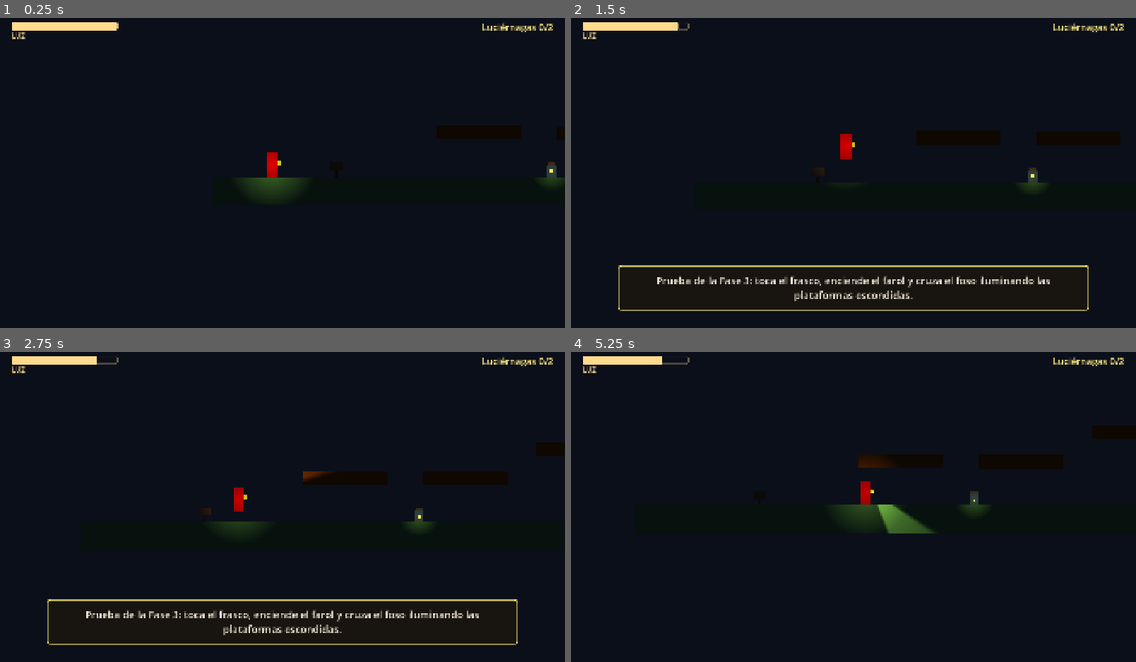
Above: before the commit, frames 1-4 (two rows, left to right).
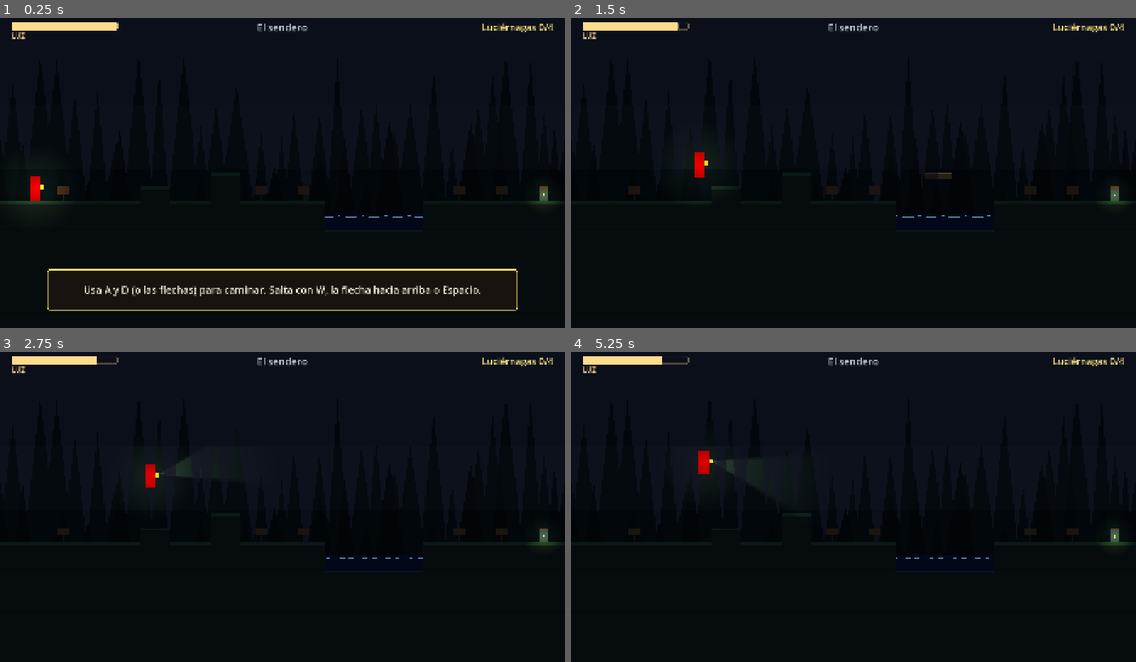
Above: after the commit, the same moments.

Repository: Kalettco/La-Neblina
Game: Godot game, scene res://escenas/niveles/nivel.tscn
The game is run twice, just before and just after one commit, with the same random seed, the same clock (stepped at 60 frames per second) and the same inputs. Before the commit the project starts from res://escenas/niveles/nivel_prueba.tscn.
Inputs (mouse positions are in pixels of both pictures, inside the frame that each line leads up to):
- Up to frame 1 (0.25 s): no input
- Up to frame 2 (1.5 s): tap Enter at 0.5 s; move the mouse to (977, 154) at 0.52 s; hold F (linterna) 0.53-1.28 s; hold D (mover_derecha) from 0.53 s (still down); tap W (saltar) at 0.77, 0.8, 1.07, 1.35 s; move the mouse to (740, 185) at 1.27 s
- Up to frame 3 (2.75 s): tap W (saltar) at 1.52, 1.82, 2.3 s; tap F (linterna) at 1.55 s; move the mouse to (339, 432) at 2.02 s; release D (mover_derecha) at 2.03 s; hold A (mover_izquierda) from 2.03 s (still down); hold F (linterna) from 2.03 s (still down)
- Up to frame 4 (5.25 s): move the mouse to (825, 565) at 2.77 s; release A (mover_izquierda) at 2.78 s; release F (linterna) at 2.78 s; hold D (mover_derecha) 2.78-4.28 s; tap F (linterna) at 2.85, 4.35 s; tap W (saltar) at 3.02, 3.32, 3.6, 3.77, 4.07, 4.52, 4.82 s; move the mouse to (1023, 550) at 3.52 s; move the mouse to (684, 454) at 4.27 s; hold A (mover_izquierda) 4.28-5.03 s; move the mouse to (881, 503) at 5.02 s; hold D (mover_derecha) from 5.03 s (still down); hold F (linterna) from 5.03 s (still down)

The runs differ from the first frame. In frame 1, 4.1% of the frame differs, in the area x 0-100%, y 1-95%; in frame 2, 3.9%; in frame 3, 4.5%, in the area x 8-100%, y 1-95%; in frame 4, 3.4%.

Commit message:
Fase 5: constructor de niveles, TileSet provisional, zonas, parallax y Nivel 1
Co-Authored-By: Claude Opus 5.5 <noreply@anthropic.com>

Diff:
--- /dev/null
+++ b/escenas/niveles/nivel.tscn
@@ -0,0 +1,18 @@
+[gd_scene format=3]
+
+[ext_resource type="Script" path="res://scripts/nivel.gd" id="1_nivel"]
+
+[node name="Nivel" type="Node2D"]
+script = ExtResource("1_nivel")
+
+[node name="Noche" type="CanvasModulate" parent="."]
+color = Color(0.22745098, 0.27058825, 0.3764706, 1)
+
+[node name="Fondo" type="Node2D" parent="."]
+z_index = -10
+
+[node name="Terreno" type="TileMapLayer" parent="."]
+
+[node name="Objetos" type="Node2D" parent="."]
+
+[node name="Enemigos" type="Node2D" parent="."]
--- /dev/null
+++ b/escenas/objetos/salida.tscn
@@ -0,0 +1,44 @@
+[gd_scene format=3]
+
+[ext_resource type="Script" path="res://scripts/objetos/salida.gd" id="1_salida"]
+
+[sub_resource type="RectangleShape2D" id="RectangleShape2D_salida"]
+size = Vector2(96, 144)
+
+[node name="Salida" type="Area2D"]
+collision_layer = 32
+collision_mask = 2
+monitorable = false
+script = ExtResource("1_salida")
+
+[node name="CollisionShape2D" type="CollisionShape2D" parent="."]
+position = Vector2(0, -72)
+shape = SubResource("RectangleShape2D_salida")
+
+[node name="Visual" type="Node2D" parent="."]
+
+[node name="PosteIzq" type="ColorRect" parent="Visual"]
+offset_left = -72.0
+offset_top = -144.0
+offset_right = -56.0
+mouse_filter = 2
+color = Color(0.42, 0.28, 0.15, 1)
+
+[node name="PosteDer" type="ColorRect" parent="Visual"]
+offset_left = 56.0
+offset_top = -144.0
+offset_right = 72.0
+mouse_filter = 2
+color = Color(0.42, 0.28, 0.15, 1)
+
+[node name="Viga" type="ColorRect" parent="Visual"]
+offset_left = -72.0
+offset_top = -144.0
+offset_right = 72.0
+offset_bottom = -124.0
+mouse_filter = 2
+color = Color(0.5, 0.34, 0.18, 1)
+
+[node name="Flecha" type="Polygon2D" parent="Visual"]
+color = Color(0.95, 0.85, 0.5, 0.9)
+polygon = PackedVector2Array(-30, -84, 6, -84, 6, -100, 34, -72, 6, -44, 6, -60, -30, -60)
--- a/project.godot
+++ b/project.godot
@@ -11,7 +11,7 @@
 [application]
 
 config/name="La neblina"
-run/main_scene="uid://b2hdaixojujhh"
+run/main_scene="res://escenas/niveles/nivel.tscn"
 config/features=PackedStringArray("4.7", "GL Compatibility")
 config/icon="res://icon.svg"
 
--- /dev/null
+++ b/scripts/datos/nivel_1_sendero.gd
@@ -0,0 +1,66 @@
+extends RefCounted
+## Datos del NIVEL 1 · EL SENDERO (tutorial).
+## Coordenadas en casillas de 48 px. Ver los comandos en scripts/nivel.gd.
+
+const NOMBRE: String = "Nivel 1 · El sendero"
+const SUBTITULO: String = "Tutorial"
+const OBJETIVO: String = "Aprende a usar la linterna y llega al final del sendero."
+
+
+static func construir(n: Nivel) -> void:
+	n.tamano(130, 18)
+	n.zona(0, 18, "El sendero", 0.62, false)
+	n.zona(18, 130, "El sendero", 0.80, false)
+	n.inicio(2, 13)
+
+	# 1. Caminar y saltar
+	n.suelo(0, 22, 14)
+	n.cartel(4, 13, "Usa A y D (o las flechas) para caminar. Salta con W, la flecha hacia arriba o Espacio.")
+	n.bloque(10, 11, 13, 13)
+	n.bloque(15, 16, 12, 13)
+
+	# 2. Linterna y plataforma de luz
+	n.cartel(18, 13, "Está muy oscuro. Mantén presionado el clic izquierdo (o F) para encender la linterna. Apunta con el mouse.")
+	n.cartel(21, 13, "Sobre el agua hay una plataforma escondida. Ilumínala y salta encima: solo existe mientras la luz la toca.")
+	n.agua(23, 29, 15)
+	n.bloque(23, 29, 16, 17)
+	n.plataforma_luz(25, 27, 12)
+
+	# 3. La luz se gasta, frascos y faroles
+	n.suelo(30, 95, 14)
+	n.cartel(32, 13, "Mira la barra de LUZ arriba a la izquierda: baja mientras la linterna está encendida. Úsala solo cuando la necesites.")
+	n.cartel(35, 13, "Toca los frascos para liberar luciérnagas. Cada una recarga parte de tu luz.")
+	n.frasco(38, 13)
+	n.farol(41, 13)
+	n.cartel(44, 13, "Los faroles de piedra guardan tu progreso y recargan un poco de luz. Si la luz llega a cero, la Bruma te regresa al último farol.")
+
+	# 4. Sombras
+	n.cartel(49, 13, "Una sombra de la Bruma. No puedes vencerla, pero le teme a la luz: apúntale para alejarla. Si te toca, pierdes luz.")
+	n.sombra("patrulla", 56, 13, 52, 62)
+	n.frasco(60, 13)
+
+	# 5. Flor trampolín
+	n.cartel(66, 13, "Esa pared es muy alta. Ilumina la flor para que se abra y camina sobre ella para salir disparada hacia arriba.")
+	n.flor(69, 13)
+	n.bloque(71, 72, 8, 13)
+	n.farol(77, 13)
+
+	# 6. Brasero y puerta
+	n.cartel(80, 13, "Las raíces bloquean el camino. Ilumina el brasero hasta que se encienda para abrir el paso.")
+	n.brasero(83, 13, "a")
+	n.puerta(87, 8, 13, "a")
+
+	# 7. Reto final del tutorial
+	n.cartel(92, 13, "Dos plataformas escondidas seguidas. Mantén la luz encendida mientras saltas de una a otra.")
+	n.agua(96, 106, 15)
+	n.bloque(96, 106, 16, 17)
+	n.plataforma_luz(98, 99, 12)
+	n.plataforma_luz(102, 103, 11)
+	n.frasco(103, 9)
+	n.suelo(107, 129, 14)
+	n.farol(108, 13)
+	n.cartel(111, 13, "Otra sombra vigila el camino. Recuerda: la luz la aleja, pero también se gasta.")
+	n.sombra("patrulla", 117, 13, 113, 122)
+	n.frasco(119, 13)
+	n.cartel(124, 13, "Aquí termina el sendero. Las huellas de papá siguen hacia el bosque profundo.")
+	n.salida(127, 13)
--- a/scripts/juego.gd
+++ b/scripts/juego.gd
@@ -23,7 +23,9 @@
 var en_cueva: bool = false         # las cazadoras van más rápido en la cueva
 var limite_vacio: float = 1600.0   # si Lía cae más abajo de esta y, muere (lo ajusta el nivel)
 var todas_asustadas: bool = false  # durante la entrega de luz final
+var entregando_luz: bool = false   # la pantalla se oscurece casi por completo
 var muriendo: bool = false
+var nivel_terminado: bool = false
 
 # Punto de control
 var punto_inicio: Vector2 = Vector2.ZERO
@@ -100,6 +102,33 @@
 
 func luciernagas_total() -> int:
 	return estadisticas["luciernagas_total"][nivel_actual]
+
+
+## La llama el constructor de niveles al empezar (o reiniciar) un nivel.
+func iniciar_nivel(nuevo_nivel: Node) -> void:
+	nivel = nuevo_nivel
+	estadisticas["luciernagas_liberadas"][nivel_actual] = 0
+	estadisticas["luciernagas_total"][nivel_actual] = 0
+	if nivel_actual == 1:
+		estadisticas["guardianas"] = 0
+		guardianas_cambiadas.emit(0)
+	zona_actual = ""
+	en_cueva = false
+	todas_asustadas = false
+	entregando_luz = false
+	nivel_terminado = false
+	_cartel_forzado = ""
+	_texto_cartel_mostrado = ""
+
+
+## Lía llegó a la salida del nivel.
+## Por ahora (Fase 5) solo avisa; en las fases 6 y 7 lleva a la historia y al nivel 2.
+func completar_nivel() -> void:
+	if nivel_terminado:
+		return
+	nivel_terminado = true
+	guardar_progreso()
+	toast("Llegaste al final del sendero.")
 
 
 func cambiar_zona(nombre: String) -> void:
--- /dev/null
+++ b/scripts/nivel.gd
@@ -0,0 +1,369 @@
+class_name Nivel
+extends Node2D
+## Constructor genérico de niveles.
+## Lee un archivo de datos (scripts/datos/...) que llama a los COMANDOS de abajo
+## con coordenadas en CASILLAS (x = columna, y = fila, fila 0 arriba).
+##
+## Origen de los objetos: centro inferior de su casilla ((x + 0,5) * 48, (y + 1) * 48).
+## Agua, espinas y puertas: esquina superior izquierda de su primera casilla.
+
+const CASILLA: float = 48.0
+
+## Cuando llegue el arte, poner aquí el TileSet real (terrenos 3x3 de 13 piezas).
+## Si el archivo no existe, se genera un TileSet provisional por código.
+const RUTA_TILESET: String = "res://assets/tilesets/tileset_neblina.tres"
+
+## Datos de cada nivel, en orden (Juego.nivel_actual elige cuál).
+const DATOS: Array[GDScript] = [
+	preload("res://scripts/datos/nivel_1_sendero.gd"),
+]
+
+const ESCENA_JUGADOR: PackedScene = preload("res://escenas/jugador/jugador.tscn")
+const ESCENA_HUD: PackedScene = preload("res://escenas/ui/hud.tscn")
+const ESCENA_FRASCO: PackedScene = preload("res://escenas/objetos/frasco.tscn")
+const ESCENA_FAROL: PackedScene = preload("res://escenas/objetos/farol.tscn")
+const ESCENA_FLOR: PackedScene = preload("res://escenas/objetos/flor.tscn")
+const ESCENA_BRASERO: PackedScene = preload("res://escenas/objetos/brasero.tscn")
+const ESCENA_PUERTA: PackedScene = preload("res://escenas/objetos/puerta_raices.tscn")
+const ESCENA_PLATAFORMA: PackedScene = preload("res://escenas/objetos/plataforma_luz.tscn")
+const ESCENA_CARTEL: PackedScene = preload("res://escenas/objetos/cartel.tscn")
+const ESCENA_PELIGRO: PackedScene = preload("res://escenas/objetos/peligro.tscn")
+const ESCENA_SALIDA: PackedScene = preload("res://escenas/objetos/salida.tscn")
+const ESCENA_SOMBRA: PackedScene = preload("res://escenas/enemigos/sombra.tscn")
+
+# Terrenos del TileSet provisional (columna del atlas)
+const TERRENO_BOSQUE: int = 0
+const TERRENO_CUEVA: int = 1
+const TERRENO_COPA: int = 2
+const FILA_SUPERFICIE: int = 0   # casilla con borde de pasto/roca arriba
+const FILA_INTERIOR: int = 1
+
+# Oscuridad de la zona -> color del CanvasModulate
+const COLORES_OSCURIDAD: Dictionary = {
+	0.62: Color("3a4560"),   # luz de luna (inicio del tutorial)
+	0.80: Color("1a2238"),   # bosque de noche
+	0.85: Color("151b2e"),
+	0.88: Color("100f16"),   # cueva
+}
+const COLOR_ENTREGA: Color = Color("050508")
+const COLOR_FONDO_CUEVA: Color = Color("17130f")
+const VELOCIDAD_COLOR: float = 6.0     # el color de la noche cambia en ~0,5 s
+const EXTRA_ABAJO: float = 240.0       # roca de relleno visible bajo el nivel (deja sitio al cartel)
+
+var ancho: int = 0
+var alto: int = 0
+var datos: GDScript = null
+var zonas: Array[Dictionary] = []
+var jugador: Jugador = null
+
+var _inicio: Vector2i = Vector2i.ZERO
+var _celdas_solidas: Dictionary = {}   # Vector2i -> true
+
+@onready var noche: CanvasModulate = $Noche
+@onready var fondo: Node2D = $Fondo
+@onready var terreno: TileMapLayer = $Terreno
+@onready var objetos: Node2D = $Objetos
+@onready var enemigos: Node2D = $Enemigos
+
+
+func _ready() -> void:
+	datos = DATOS[clampi(Juego.nivel_actual, 0, DATOS.size() - 1)]
+	Juego.iniciar_nivel(self)
+	datos.construir(self)
+	_pintar_terreno()
+	_crear_fondo()
+	_crear_jugador()
+	add_child(ESCENA_HUD.instantiate())
+	Juego.limite_vacio = alto * CASILLA + 200.0
+	_actualizar_zona(1.0)
+
+
+func _process(delta: float) -> void:
+	_actualizar_zona(delta)
+
+
+# =============================================================================
+# COMANDOS (los llaman los archivos de datos)
+# =============================================================================
+
+func tamano(nuevo_ancho: int, nuevo_alto: int) -> void:
+	ancho = nuevo_ancho
+	alto = nuevo_alto
+
+
+func inicio(x: int, y: int) -> void:
+	_inicio = Vector2i(x, y)
+
+
+## Zona horizontal [x0, x1): nombre en el HUD, oscuridad y si es cueva.
+func zona(x0: int, x1: int, nombre: String, oscuridad: float, es_cueva: bool) -> void:
+	zonas.append({"x0": x0, "x1": x1, "nombre": nombre, "oscuridad": oscuridad, "es_cueva": es_cueva})
+
+
+## Rellena con roca desde la fila y hasta el fondo (x0 y x1 incluidos).
+func suelo(x0: int, x1: int, y: int) -> void:
+	bloque(x0, x1, y, alto - 1)
+
+
+## Rectángulo sólido (todos los extremos incluidos).
+func bloque(x0: int, x1: int, y0: int, y1: int) -> void:
+	for x in range(x0, x1 + 1):
+		for y in range(y0, y1 + 1):
+			_celdas_solidas[Vector2i(x, y)] = true
+
+
+func plataforma_luz(x0: int, x1: int, y: int) -> void:
+	for x in range(x0, x1 + 1):
+		_colocar(ESCENA_PLATAFORMA.instantiate(), x, y, objetos)
+
+
+func agua(x0: int, x1: int, y: int) -> void:
+	_peligro("agua", x0, x1, y)
+
+
+func espinas(x0: int, x1: int, y: int) -> void:
+	_peligro("espinas", x0, x1, y)
+
+
+func frasco(x: int, y: int) -> void:
+	_colocar(ESCENA_FRASCO.instantiate(), x, y, objetos)
+
+
+func farol(x: int, y: int) -> void:
+	_colocar(ESCENA_FAROL.instantiate(), x, y, objetos)
+
+
+func flor(x: int, y: int) -> void:
+	_colocar(ESCENA_FLOR.instantiate(), x, y, objetos)
+
+
+func brasero(x: int, y: int, grupo: String) -> void:
+	var nuevo: Node2D = ESCENA_BRASERO.instantiate()
+	nuevo.set("grupo", grupo)
+	_colocar(nuevo, x, y, objetos)
+
+
+## Puerta de 1 casilla de ancho, de la fila y0 a la y1 (incluidas).
+func puerta(x: int, y0: int, y1: int, grupo: String) -> void:
+	var nueva: Node2D = ESCENA_PUERTA.instantiate()
+	nueva.set("grupo", grupo)
+	nueva.set("alto_casillas", y1 - y0 + 1)
+	nueva.position = Vector2(x * CASILLA, y0 * CASILLA)
+	objetos.add_child(nueva)
+
+
+func cartel(x: int, y: int, texto: String) -> void:
+	_cartel(x, y, texto, false)
+
+
+func nota(x: int, y: int, texto: String) -> void:
+	_cartel(x, y, texto, true)
+
+
+## Sombra de la Bruma. x0 y x1 son los límites de su recorrido (casillas).
+func sombra(tipo: String, x: int, y: int, x0: int, x1: int) -> void:
+	var nueva: Node2D = ESCENA_SOMBRA.instantiate()
+	nueva.set("tipo", tipo)
+	nueva.set("limite_izq", (x0 + 0.5) * CASILLA)
+	nueva.set("limite_der", (x1 + 0.5) * CASILLA)
+	_colocar(nueva, x, y, enemigos)
+
+
+func salida(x: int, y: int) -> void:
+	_colocar(ESCENA_SALIDA.instantiate(), x, y, objetos)
+
+
+# =============================================================================
+# CONSTRUCCIÓN
+# =============================================================================
+
+## Posición en píxeles del centro inferior de una casilla.
+static func pie_de_casilla(x: int, y: int) -> Vector2:
+	return Vector2((x + 0.5) * CASILLA, (y + 1) * CASILLA)
+
+
+func _colocar(nodo: Node2D, x: int, y: int, contenedor: Node2D) -> void:
+	nodo.position = pie_de_casilla(x, y)
+	contenedor.add_child(nodo)
+
+
+func _peligro(tipo: String, x0: int, x1: int, y: int) -> void:
+	var nuevo: Node2D = ESCENA_PELIGRO.instantiate()
+	nuevo.set("tipo", tipo)
+	nuevo.set("ancho_casillas", x1 - x0 + 1)
+	nuevo.position = Vector2(x0 * CASILLA, y * CASILLA)
+	objetos.add_child(nuevo)
+
+
+func _cartel(x: int, y: int, texto: String, es_nota: bool) -> void:
+	var nuevo: Node2D = ESCENA_CARTEL.instantiate()
+	nuevo.set("texto", texto)
+	nuevo.set("es_nota", es_nota)
+	_colocar(nuevo, x, y, objetos)
+
+
+func _crear_jugador() -> void:
+	jugador = ESCENA_JUGADOR.instantiate()
+	jugador.position = pie_de_casilla(_inicio.x, _inicio.y)
+	add_child(jugador)
+	# Límites de la cámara = tamaño del nivel.
+	# Abajo se dejan EXTRA_ABAJO px de roca de relleno para que el recuadro de carteles
+	# no tape el suelo. Si el nivel es más bajo que la pantalla, arriba se ve cielo.
+	var camara: Camera2D = jugador.camara
+	var fondo_camara: int = int(alto * CASILLA + EXTRA_ABAJO)
+	camara.limit_left = 0
+	camara.limit_right = int(ancho * CASILLA)
+	camara.limit_bottom = fondo_camara
+	camara.limit_top = mini(0, fondo_camara - 1080)
+	camara.reset_smoothing()
+
+
+func zona_en(x_casilla: int) -> Dictionary:
+	for z: Dictionary in zonas:
+		if x_casilla >= z["x0"] and x_casilla < z["x1"]:
+			return z
+	return zonas[0] if not zonas.is_empty() else {}
+
+
+func _actualizar_zona(delta: float) -> void:
+	if not is_instance_valid(jugador):
+		return
+	var z: Dictionary = zona_en(int(floor(jugador.global_position.x / CASILLA)))
+	if z.is_empty():
+		return
+	Juego.cambiar_zona(z["nombre"])
+	Juego.en_cueva = z["es_cueva"]
+	var objetivo: Color = COLOR_ENTREGA if Juego.entregando_luz else _color_de_oscuridad(z["oscuridad"])
+	noche.color = noche.color.lerp(objetivo, minf(1.0, VELOCIDAD_COLOR * delta))
+
+
+func _color_de_oscuridad(oscuridad: float) -> Color:
+	var mejor: float = 0.80
+	for clave: float in COLORES_OSCURIDAD.keys():
+		if absf(clave - oscuridad) < absf(mejor - oscuridad):
+			mejor = clave
+	return COLORES_OSCURIDAD[mejor]
+
+
+func _terreno_de_columna(x: int) -> int:
+	var z: Dictionary = zona_en(x)
+	if z.is_empty():
+		return TERRENO_BOSQUE
+	if z["es_cueva"]:
+		return TERRENO_CUEVA
+	if String(z["nombre"]).to_lower().contains("copa"):
+		return TERRENO_COPA
+	return TERRENO_BOSQUE
+
+
+func _pintar_terreno() -> void:
+	terreno.tile_set = _obtener_tileset()
+	for celda: Vector2i in _celdas_solidas.keys():
+		var arriba_solida: bool = _celdas_solidas.has(celda + Vector2i.UP)
+		var fila: int = FILA_INTERIOR if arriba_solida else FILA_SUPERFICIE
+		terreno.set_cell(celda, 0, Vector2i(_terreno_de_columna(celda.x), fila))
+	# Relleno bajo el nivel (solo decorado): continúa las columnas que llegan al fondo
+	var filas_extra: int = int(ceil(EXTRA_ABAJO / CASILLA)) + 1
+	for x in range(ancho):
+		if _celdas_solidas.has(Vector2i(x, alto - 1)):
+			for y in range(alto, alto + filas_extra):
+				terreno.set_cell(Vector2i(x, y), 0, Vector2i(_terreno_de_columna(x), FILA_INTERIOR))
+
+
+func _obtener_tileset() -> TileSet:
+	if ResourceLoader.exists(RUTA_TILESET):
+		return load(RUTA_TILESET)
+	return _crear_tileset_provisional()
+
+
+## Atlas 144x96: 3 terrenos (bosque, cueva, copa) x 2 filas (superficie, interior).
+func _crear_tileset_provisional() -> TileSet:
+	var tam: int = int(CASILLA)
+	var rellenos: Array[Color] = [Color("1b2a22"), Color("272220"), Color("4a3624")]
+	var bordes: Array[Color] = [Color("2f5a3a"), Color("3d352f"), Color("5e4630")]
+	var imagen: Image = Image.create(tam * 3, tam * 2, false, Image.FORMAT_RGBA8)
+	for t in range(3):
+		for fila in range(2):
+			var rect: Rect2i = Rect2i(t * tam, fila * tam, tam, tam)
+			imagen.fill_rect(rect, rellenos[t])
+			# Un poco de textura para que se note la cuadrícula del mundo
+			imagen.fill_rect(Rect2i(rect.position + Vector2i(0, tam - 2), Vector2i(tam, 2)), rellenos[t].darkened(0.15))
+			if fila == FILA_SUPERFICIE:
+				imagen.fill_rect(Rect2i(rect.position, Vector2i(tam, 10)), bordes[t])
+
+	var tileset: TileSet = TileSet.new()
+	tileset.tile_size = Vector2i(tam, tam)
+	tileset.add_physics_layer()
+	tileset.set_physics_layer_collision_layer(0, 1)   # capa 1: mundo
+	tileset.set_physics_layer_collision_mask(0, 0)
+
+	var fuente: TileSetAtlasSource = TileSetAtlasSource.new()
+	fuente.texture = ImageTexture.create_from_image(imagen)
+	fuente.texture_region_size = Vector2i(tam, tam)
+	tileset.add_source(fuente, 0)
+	var mitad: float = CASILLA / 2.0
+	var cuadrado: PackedVector2Array = PackedVector2Array([
+		Vector2(-mitad, -mitad), Vector2(mitad, -mitad), Vector2(mitad, mitad), Vector2(-mitad, mitad)])
+	for t in range(3):
+		for fila in range(2):
+			var coords: Vector2i = Vector2i(t, fila)
+			fuente.create_tile(coords)
+			var datos_casilla: TileData = fuente.get_tile_data(coords, 0)
+			datos_casilla.add_collision_polygon(0)
+			datos_casilla.set_collision_polygon_points(0, 0, cuadrado)
+	return tileset
+
+
+## Fondo provisional: siluetas de árboles en 2 capas con parallax y una franja de neblina.
+## En las zonas de cueva se pone un fondo de roca detrás del terreno.
+func _crear_fondo() -> void:
+	var piso: float = alto * CASILLA
+	var azar: RandomNumberGenerator = RandomNumberGenerator.new()
+	azar.seed = 1234
+	_capa_parallax(0.2, _siluetas(azar, Color("0c1a1d"), piso, 380.0, 700.0, 70.0))
+	_capa_parallax(0.45, _siluetas(azar, Color("091416"), piso, 220.0, 480.0, 110.0))
+	var neblina: ColorRect = ColorRect.new()
+	neblina.mouse_filter = Control.MOUSE_FILTER_IGNORE
+	neblina.color = Color(Color("96aca6"), 0.07)
+	neblina.position = Vector2(0.0, piso - 520.0)
+	neblina.size = Vector2(1920.0, 220.0)
+	_capa_parallax(0.6, [neblina])
+
+	for z: Dictionary in zonas:
+		if z["es_cueva"]:
+			var roca: ColorRect = ColorRect.new()
+			roca.mouse_filter = Control.MOUSE_FILTER_IGNORE
+			roca.color = COLOR_FONDO_CUEVA
+			roca.position = Vector2(z["x0"] * CASILLA, -1080.0)
+			roca.size = Vector2((z["x1"] - z["x0"]) * CASILLA, piso + 1080.0)
+			fondo.add_child(roca)
+
+
+func _capa_parallax(desplazamiento: float, hijos: Array) -> void:
+	var capa: Parallax2D = Parallax2D.new()
+	capa.scroll_scale = Vector2(desplazamiento, 1.0)
+	capa.repeat_size = Vector2(1920.0, 0.0)
+	capa.repeat_times = 3
+	for hijo: Node in hijos:
+		capa.add_child(hijo)
+	fondo.add_child(capa)
+
+
+## Árboles triangulares a lo ancho de 1920 px (se repite).
+func _siluetas(azar: RandomNumberGenerator, color: Color, piso: float,
+		alto_min: float, alto_max: float, separacion: float) -> Array:
+	var resultado: Array = []
+	var x: float = 0.0
+	while x < 1920.0:
+		var alto_arbol: float = azar.randf_range(alto_min, alto_max)
+		var medio_ancho: float = azar.randf_range(40.0, 90.0)
+		var arbol: Polygon2D = Polygon2D.new()
+		arbol.color = color
+		arbol.polygon = PackedVector2Array([
+			Vector2(x - medio_ancho, piso),
+			Vector2(x, piso - alto_arbol),
+			Vector2(x + medio_ancho, piso),
+		])
+		resultado.append(arbol)
+		x += separacion * azar.randf_range(0.6, 1.4)
+	return resultado
--- /dev/null
+++ b/scripts/objetos/salida.gd
@@ -0,0 +1,13 @@
+extends Area2D
+## Salida del sendero (fin del tutorial): arco de madera con flecha.
+## Origen = centro inferior de la casilla.
+
+
+func _ready() -> void:
+	$Visual/Flecha.material = Efectos.material_sin_sombra()
+	body_entered.connect(_al_entrar_cuerpo)
+
+
+func _al_entrar_cuerpo(cuerpo: Node2D) -> void:
+	if cuerpo is Jugador and not (cuerpo as Jugador).muerto:
+		Juego.completar_nivel()
Not shown, added: scripts/datos/nivel_1_sendero.gd.uid
Not shown, added: scripts/nivel.gd.uid
Not shown, added: scripts/objetos/salida.gd.uid
